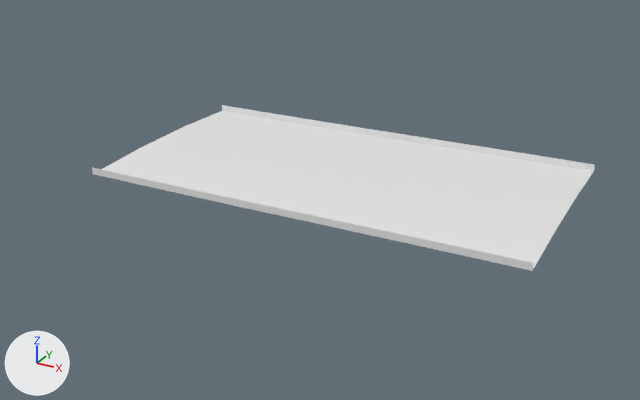
Before and after pictures for a commit that changed the glTF model public/assets/gen4/models/track-05.glb.
Camera for both pictures: a 50 mm camera at (393.6, -102.0, 46.2) aimed at (338.5, -1.9, -3.9). Lighting does not change. The marker at lower left points along +X, +Y and +Z. The picture after the commit comes second. Vertices at exactly the same position are counted once.

Names of what the first picture shows: 'track-05'.
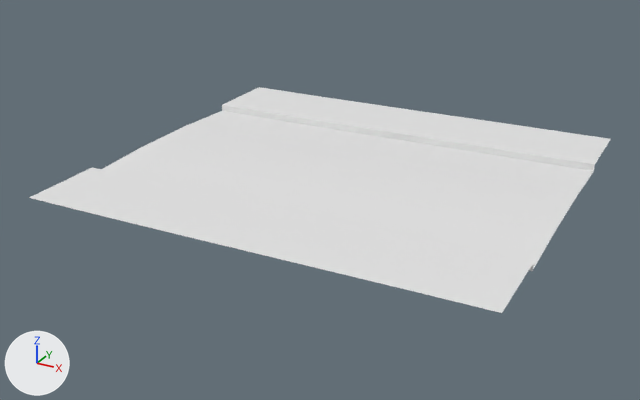
What changed in the scene script:
```text
Change me_track_05:
    used by ob_track_05; location = (0.0, 0.0, 0.0)
    remove me_track_05.from_pydata(...)  # 819 vertices, 1488 faces; spans x 309.5..372.2, y -16.2..19.0, z -0.5..0.5
    add me_track_05.from_pydata(...)  # 945 vertices, 1736 faces; spans x 309.3..372.6, y -28.2..31.0, z -0.5..0.5
    me_track_05 part 1
    9 vertices are added at x 310.2..367.8, y -28.2..30.8, z 0.5
    31 new vertices lie (0.5, -12.0, 0.0) away from vertices in x 328.3..366.3, y -15.8..-14.6, z 0.5
    30 new vertices lie (-0.5, 12.0, 0.0) away from vertices in x 329.2..365.2, y 17.0..18.7, z 0.5
    18 new vertices lie (-0.4, 12.0, 0.0) away from vertices in x 317.4..369.2, y 16.5..18.9, z 0.5
    17 new vertices lie (0.4, -12.0, 0.0) away from vertices in x 320.2..372.2, y -16.0..-14.4, z 0.5
    8 new vertices lie (1.3, -12.0, 0.0) away from vertices in x 311.0..370.3, y -16.1..-14.5, z 0.5
    8 new vertices lie (-0.3, 12.0, 0.0) away from vertices in x 312.5..371.2, y 16.4..19.0, z 0.5
    5 new vertices lie (-0.2, 12.0, 0.0) away from vertices in x 309.5..314.4, y 16.3..16.4, z 0.5
    248 new faces join them
```

What differs and where, as boxes [x1, y1, x2, y2] in the pictures (640 x 400 px):
'track-05', reshaped (16% wider, 36% taller): before [92, 105, 595, 271]; after [29, 87, 611, 313]
part 1 of me_track_05, added: after [29, 87, 611, 313]
